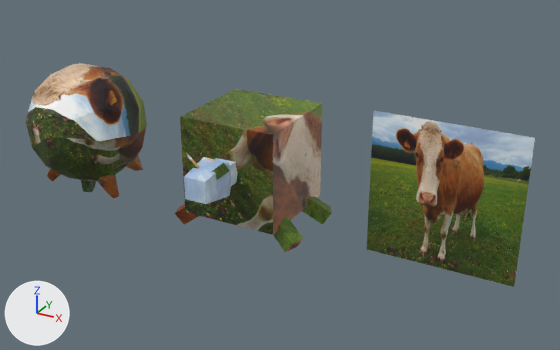
A saved change to the Blender file blender-cows/superCow.blend.
Rendered twice from a camera (50 mm lens) standing at (8.29, -8.74, 4.2) and looking at (3.48, 0.0, -0.18). The axes (+X, +Y, +Z) are drawn at lower left. The lights are the same throughout.

In view in the first picture: 'cube_cow', 'hyperplane_cow', 'low_poly_sphere_cow'.
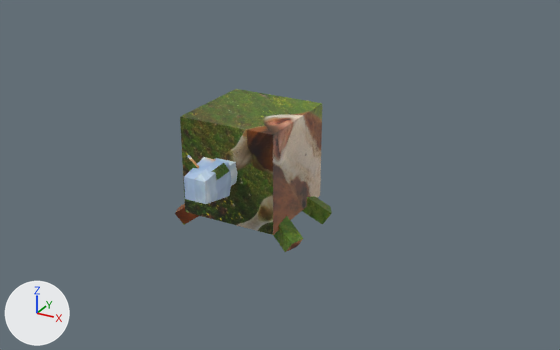
The newer file is also turned or shifted as a whole; pictures and numbers use the older file's frame.

Where the change shows, as pixel boxes (x1, y1, x2, y2) in the pictures (560 x 350 px):
'hyperplane_cow', deleted: before (367, 111, 535, 287)
'low_poly_sphere_cow', deleted: before (26, 63, 147, 198)

Edits to the bpy script that builds the scene:
```text
Remove ob_low_poly_sphere_cow:
    ob_low_poly_sphere_cow = bpy.data.objects.new('low_poly_sphere_cow', me_icosphere)
    ob_low_poly_sphere_cow.location = (0.0, 0.0, 0.0)
Remove ob_hyperplane_cow:
    ob_hyperplane_cow = bpy.data.objects.new('hyperplane_cow', me_plane)
    ob_hyperplane_cow.location = (5.835, 0.0, 0.0)
```
